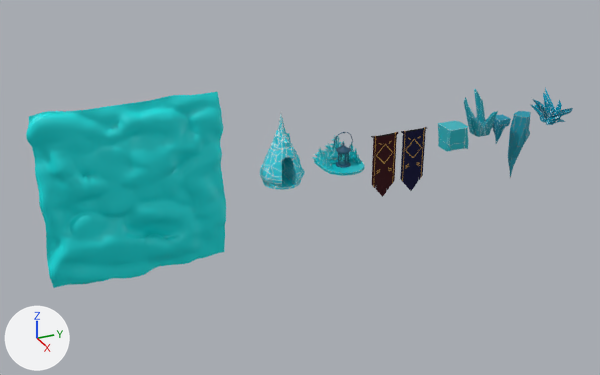
A saved change to the Blender file Sir Penguin/Assets/Blender Models/Level.blend.
Rendered twice from a 50 mm lens placed at (93.6, -67.0, 43.2), pointed at (-0.7, -24.6, -4.0). Every picture has the same lights, and +X, +Y and +Z are marked at lower left.
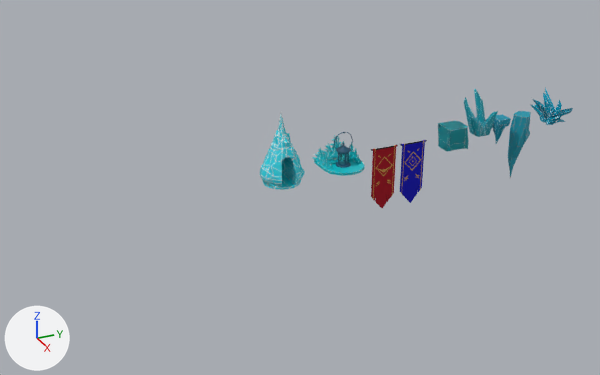
What differs and where, as boxes (x1, y1, x2, y2) in the pictures (600 x 375 px):
'Plane', deleted (cyan)
    before: (26, 92, 226, 288)
'Cube.005', recoloured, reshaped
    before: (371, 132, 399, 197)
    after: (371, 145, 398, 208)
'Cube.004', recoloured, reshaped
    before: (400, 127, 427, 191)
    after: (400, 140, 427, 203)
'Cube.008', added (cyan)
    after: (438, 121, 469, 151)
    faces in mat_material_023 (cyan #1bb7c3): (438, 121, 469, 151)
'Cylinder', unchanged, uncovered by the edit
    before: (334, 132, 353, 168)
    after: (311, 132, 365, 176)
'Cube.006', unchanged, covered by the edit
    before: (311, 136, 365, 176)

Patch to the scene script:
```diff
--- a/Sir Penguin/Assets/Blender Models/Level.blend.py
+++ b/Sir Penguin/Assets/Blender Models/Level.blend.py
@@ mat_material_010 @@
 mat_material_010 = principled_material('Material.010')
-mat_material_010.base_color = (0.0, 0.0000661, 0.0383)  # dark blue #000037
+mat_material_010.base_color = (0.0, 0.000222, 0.482)  # blue #0001b8
 mat_material_010.roughness = 1.0
@@ mat_material_013 @@
 mat_material_013 = principled_material('Material.013')
-mat_material_013.base_color = (0.0383, 0.0, 0.00274)  # dark red #370009
+mat_material_013.base_color = (0.384, 0.0, 0.0112)  # red #a7001b
 mat_material_013.roughness = 1.0
@@ mat_material_023 @@
+mat_material_023 = principled_material('Material.023')
+mat_material_023.base_color = (0.0109, 0.471, 0.544)  # cyan #1bb7c3
+mat_material_023.roughness = 0.295
@@ mat_material_024 @@
+mat_material_024 = principled_material('Material.024')
+mat_material_024.base_color = (0.8, 0.8, 0.8)  # white #e7e7e7
@@ me_cube_016 @@
 # used by ob_cube_004; location = (0.0, -7.28, 0.0); scale = (0.0865, 1.82, 1.82)
-me_cube_016.from_pydata(...)  # 389 vertices, 360 faces; spans x -3.19..1.51, y -1.16..1.16, z -4.11..1.14
+me_cube_016.from_pydata(...)  # 397 vertices, 368 faces; spans x -3.19..1.51, y -1.16..1.16, z -5.17..0.08
+# me_cube_016 part 1: 389 vertices removed from x -3.19..1.51, y -1.16..1.16, z -4.11..1.14; 397 vertices added at x -3.19..1.51, y -1.16..1.16, z -5.17..0.08
 me_cube_016.materials.append(mat_material_010)
@@ me_cube_017 @@
 # used by ob_cube_005; location = (0.0, -11.97, 0.0); scale = (0.0865, 1.82, 1.82)
-me_cube_017.from_pydata(...)  # 377 vertices, 348 faces; spans x -3.19..1.51, y -1.16..1.16, z -4.11..1.14
+me_cube_017.from_pydata(...)  # 378 vertices, 350 faces; spans x -3.19..1.51, y -1.16..1.16, z -5.17..0.08
+# me_cube_017 part 2: 377 vertices removed from x -3.19..1.51, y -1.16..1.16, z -4.11..1.14; 378 vertices added at x -3.19..1.51, y -1.16..1.16, z -5.17..0.08
 me_cube_017.materials.append(mat_material_013)
@@ me_cube_009 @@
+me_cube_009.from_pydata(...)  # 268 vertices, 262 faces; spans x -1.0..1.0, y -1.0..1.0, z -1.0..1.06
+# faces by material slot: [110, 152]
+me_cube_009.materials.append(mat_material_023)  # cyan #1bb7c3
+me_cube_009.materials.append(mat_material_024)  # white #e7e7e7
@@ ob_plane @@
-ob_plane = bpy.data.objects.new('Plane', me_plane)
-ob_plane.location = (0.19, -47.1, 0.26)
-ob_plane.rotation_euler = (0.0, 1.571, 0.0)  # degrees (0, 90, 0)
-ob_plane.scale = (11.3, 11.3, 11.3)
@@ ob_cube_008 @@
+ob_cube_008 = bpy.data.objects.new('Cube.008', me_cube_009)
+ob_cube_008.location = (-0.15, -0.6, -0.05)
+ob_cube_008.rotation_euler = (0.0, 0.0, 1.571)  # degrees (0, 0, 90)
+ob_cube_008.scale = (1.65, -1.65, -1.65)
```
